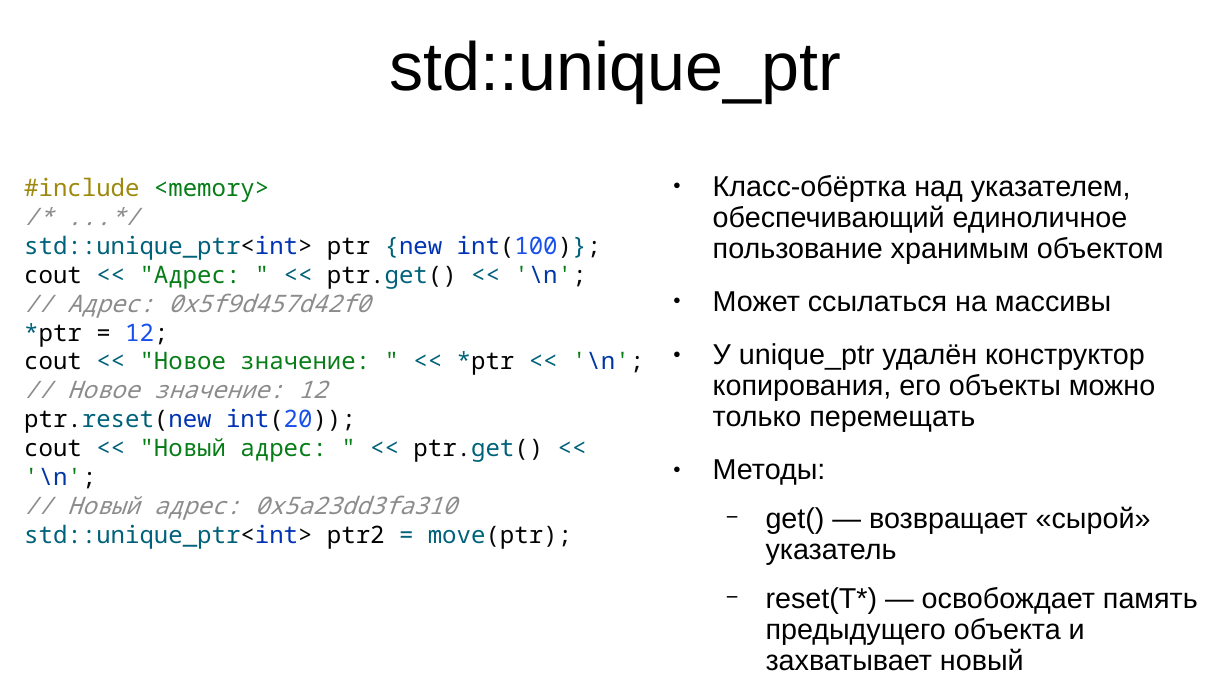
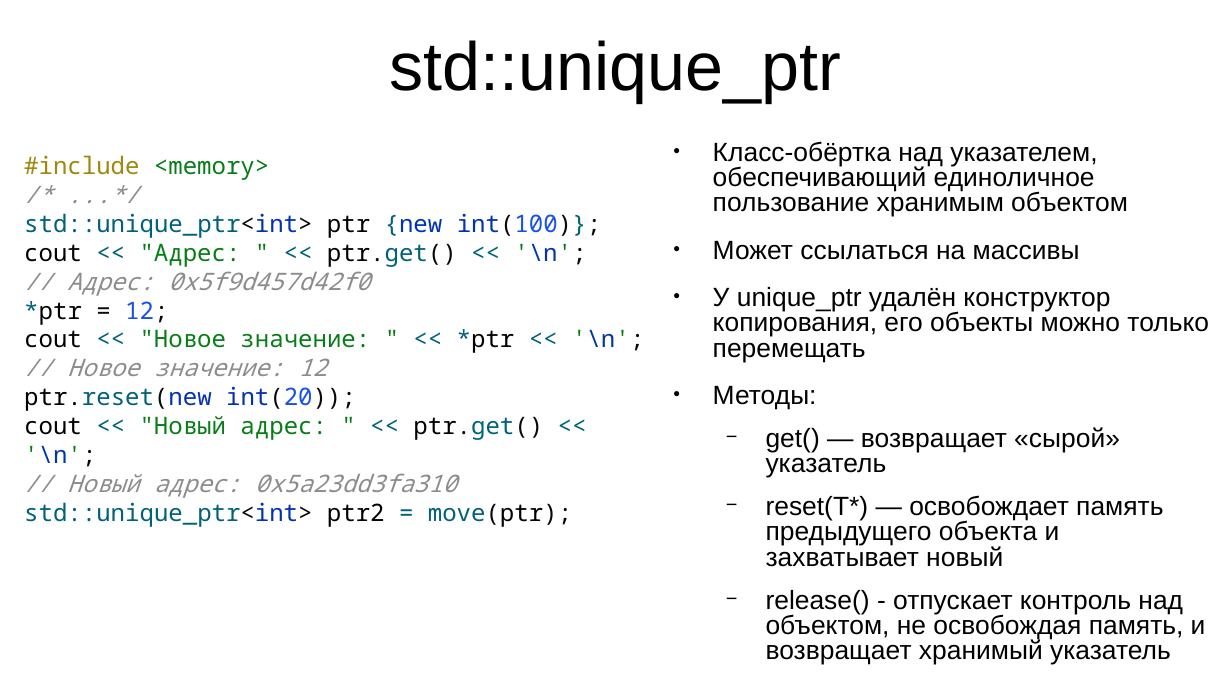
Before and after one commit to IvanStriker/Cpp_Coworking, a slide deck: slide 62 of 1-st meeting/Memory management in C++.pptx (slide 60 before the commit). Drawn at 1232x693 pixels with LibreOffice and Linux fonts; fonts in the diff are those of the drawing. Boxes give left, top, right and bottom in pixels: in the first picture for what was removed or moved away, otherwise in the second. Text is boxed around its words. In the diff, an @@ line names an element or a change of style, - is before the commit and + after.

```diff
--- a/1-st meeting/Memory management in C++.pptx
+++ b/1-st meeting/Memory management in C++.pptx
@@ text "#include <memory> /* ...*/ std::unique_ptr<int> ...": place and size @@
-text "#include <memory> /* ...*/ std::unique_ptr<int> ..." at (24, 177, 644, 549)
+text "#include <memory> /* ...*/ std::unique_ptr<int> ..." at (24, 155, 644, 527)
@@ text "Класс-обёртка над указателем, обеспечивающий единоличное ...": place and size @@
-text "Класс-обёртка над указателем, обеспечивающий единоличное ..." at (713, 175, 1198, 671)
+text "Класс-обёртка над указателем, обеспечивающий единоличное ..." at (713, 141, 1209, 665)
@@ text at (713, 141, 1209, 567): size 18.5 to 17 pt in "Класс-обёртка над указателем, обеспечивающий единоличное пол ...", "Может ссылаться на массивы", "У unique_ptr удалён конструктор копирования, его объекты ...", "Методы:" and 2 more places; line spacing 0.9 to 0.8 @@
@@ text at (766, 590, 1206, 665): paragraph added @@
+  − release() - отпускает контроль над объектом, не освобождая память, и возвращает хранимый указатель
```
Also in this commit, not shown: 4 other slides changed, 2 slides added, 14 other files.
